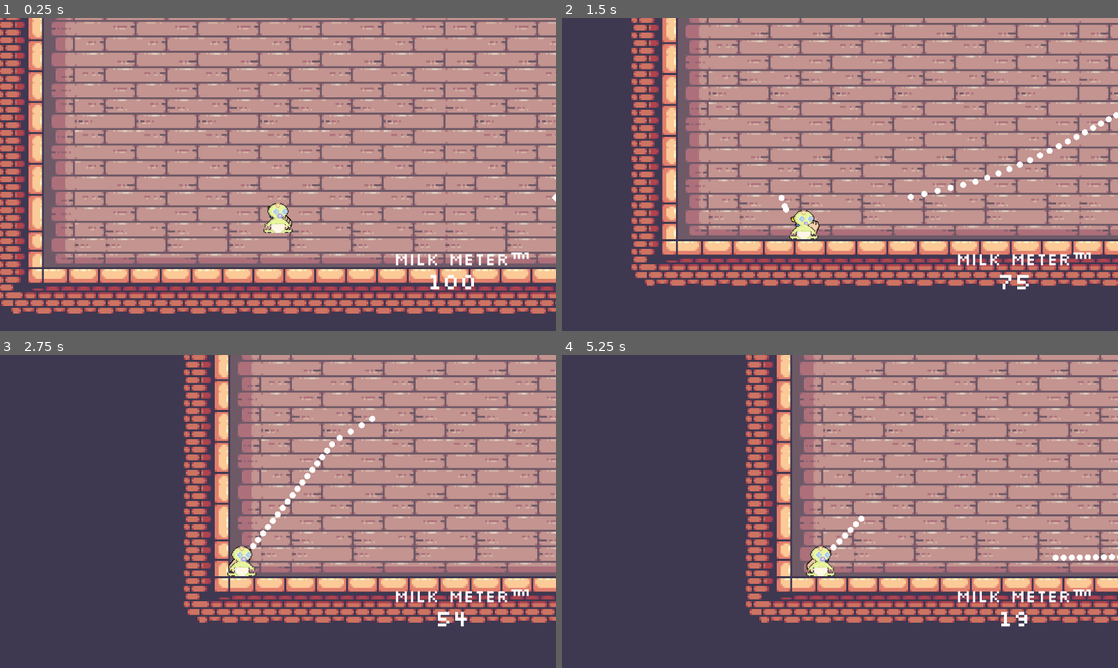
Above: before the commit, frames 1-4 (two rows, left to right).
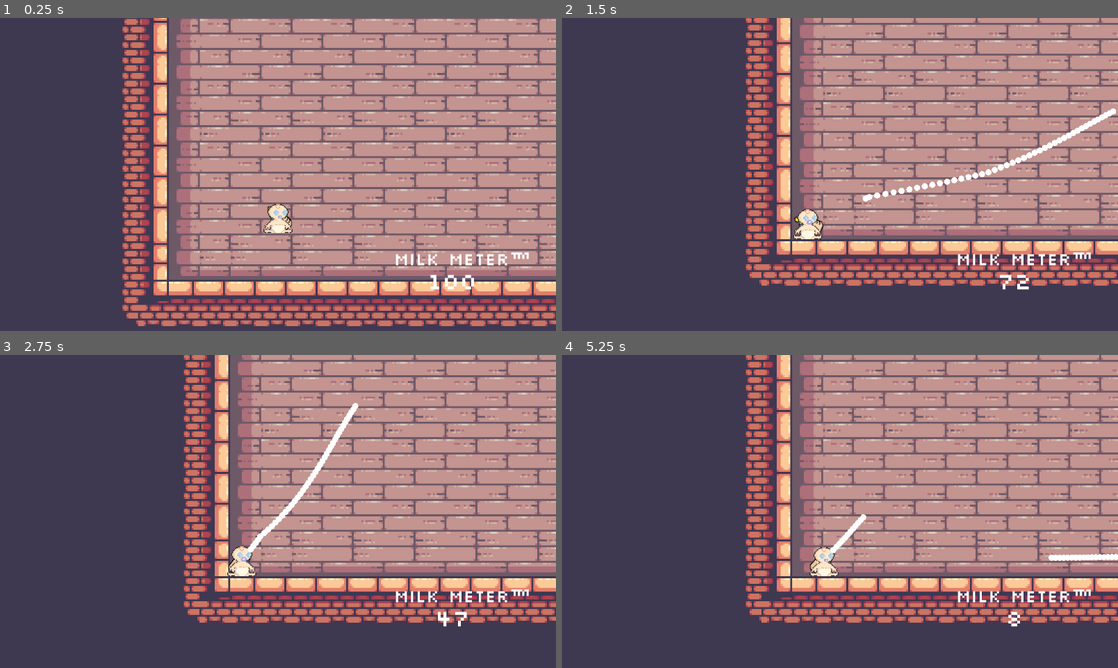
Above: after the commit, the same moments.

Repository: duncwilliams/trust-fund-baby
Game: Godot game, scene res://scenes/main.tscn
The game is run twice, just before and just after one commit, with the same random seed, the same clock (stepped at 60 frames per second) and the same inputs.
Inputs (mouse positions are in pixels of both pictures, inside the frame that each line leads up to):
- Up to frame 1 (0.25 s): no input
- Up to frame 2 (1.5 s): move the mouse to (962, 158) at 0.52 s; press the mouse at (962, 158) at 0.53 s; move the mouse to (728, 190) at 1.27 s; release the mouse at (728, 190) at 1.28 s; click (728, 190) at 1.35 s
- Up to frame 3 (2.75 s): move the mouse to (333, 442) at 2.02 s; press the mouse at (333, 442) at 2.03 s
- Up to frame 4 (5.25 s): move the mouse to (812, 574) at 2.77 s; release the mouse at (812, 574) at 2.78 s; click (812, 574) at 2.85 s; move the mouse to (1006, 558) at 3.52 s; press the mouse at (1006, 558) at 3.53 s; move the mouse to (673, 464) at 4.27 s; release the mouse at (673, 464) at 4.28 s; click (673, 464) at 4.35 s; move the mouse to (867, 511) at 5.02 s; press the mouse at (867, 511) at 5.03 s

The runs differ from the first frame. In frame 1, 63% of the frame differs, in the area x 0-100%, y 0-99%; in frame 2, 35%; in frame 3, 1.0%; in frame 4, 0.7%.

Commit message:
fire rate and drain rate rework and balancing

Diff:
--- a/scenes/baby.tscn
+++ b/scenes/baby.tscn
@@ -1,63 +1,49 @@
 [gd_scene format=3 uid="uid://cvow3q04r05rf"]
 
 [ext_resource type="Script" uid="uid://bfwi4h7pwsp8s" path="res://scripts/baby.gd" id="1_wpfv3"]
-[ext_resource type="Texture2D" uid="uid://cl67245y3aw5r" path="res://art/custom/big_baby.png" id="3_3hpsf"]
+[ext_resource type="Texture2D" uid="uid://sb6eu3aujbox" path="res://art/custom/Big_Baby_RECOLOR.png" id="3_3hpsf"]
 [ext_resource type="PackedScene" uid="uid://0aibwiyik5ip" path="res://scenes/bottle.tscn" id="3_ruhsn"]
-[ext_resource type="Texture2D" uid="uid://8kd3trjbjase" path="res://art/custom/big_baby_v2.png" id="4_3hpsf"]
+[ext_resource type="Texture2D" uid="uid://c1vdirs7533ed" path="res://art/custom/Big_Baby_Landing_RECOLOR.png" id="4_40ld7"]
 
-[sub_resource type="AtlasTexture" id="AtlasTexture_40ld7"]
+[sub_resource type="AtlasTexture" id="AtlasTexture_jhev3"]
 atlas = ExtResource("3_3hpsf")
 region = Rect2(0, 0, 32, 32)
 
-[sub_resource type="AtlasTexture" id="AtlasTexture_jhev3"]
+[sub_resource type="AtlasTexture" id="AtlasTexture_snfag"]
 atlas = ExtResource("3_3hpsf")
 region = Rect2(32, 0, 32, 32)
 
-[sub_resource type="AtlasTexture" id="AtlasTexture_snfag"]
-atlas = ExtResource("3_3hpsf")
-region = Rect2(64, 0, 32, 32)
-
 [sub_resource type="AtlasTexture" id="AtlasTexture_cgpd6"]
-atlas = ExtResource("3_3hpsf")
-region = Rect2(96, 0, 32, 32)
+atlas = ExtResource("4_40ld7")
+region = Rect2(0, 0, 32, 32)
 
 [sub_resource type="AtlasTexture" id="AtlasTexture_7xqix"]
-atlas = ExtResource("4_3hpsf")
-region = Rect2(0, 0, 32, 32)
-
-[sub_resource type="AtlasTexture" id="AtlasTexture_dbq4s"]
-atlas = ExtResource("4_3hpsf")
+atlas = ExtResource("4_40ld7")
 region = Rect2(32, 0, 32, 32)
 
 [sub_resource type="SpriteFrames" id="SpriteFrames_c7awe"]
 animations = [{
 "frames": [{
 "duration": 1.0,
-"texture": SubResource("AtlasTexture_40ld7")
-}, {
-"duration": 1.0,
 "texture": SubResource("AtlasTexture_jhev3")
 }, {
 "duration": 1.0,
 "texture": SubResource("AtlasTexture_snfag")
-}, {
-"duration": 1.0,
-"texture": SubResource("AtlasTexture_cgpd6")
 }],
 "loop": true,
 "name": &"default",
-"speed": 4.0
+"speed": 2.0
 }, {
 "frames": [{
 "duration": 1.0,
-"texture": SubResource("AtlasTexture_7xqix")
+"texture": SubResource("AtlasTexture_cgpd6")
 }, {
 "duration": 1.0,
-"texture": SubResource("AtlasTexture_dbq4s")
+"texture": SubResource("AtlasTexture_7xqix")
 }],
-"loop": true,
-"name": &"default_v2",
-"speed": 4.0
+"loop": false,
+"name": &"landing",
+"speed": 2.0
 }]
 
 [sub_resource type="RectangleShape2D" id="RectangleShape2D_k8j53"]
@@ -74,13 +60,14 @@
 [node name="AnimatedSprite2D" type="AnimatedSprite2D" parent="." unique_id=2044264603]
 sprite_frames = SubResource("SpriteFrames_c7awe")
 autoplay = "default"
-frame_progress = 0.8211956
 
 [node name="CharacterBodyCollision" type="CollisionShape2D" parent="." unique_id=1883765674 groups=["baby"]]
+visible = false
 position = Vector2(0, 2)
 shape = SubResource("RectangleShape2D_k8j53")
 
 [node name="Area2D" type="Area2D" parent="." unique_id=1278378837 groups=["baby"]]
+visible = false
 
 [node name="AreaCollision" type="CollisionShape2D" parent="Area2D" unique_id=1391482106]
 position = Vector2(0, 2)
--- a/scenes/main.tscn
+++ b/scenes/main.tscn
@@ -32,7 +32,7 @@
 metadata/_edit_lock_ = true
 
 [node name="Baby" parent="." unique_id=1502936678 instance=ExtResource("1_o5qli")]
-position = Vector2(485, 380)
+position = Vector2(226, 354)
 
 [node name="Camera2D" type="Camera2D" parent="Baby" unique_id=1711883797]
 offset = Vector2(0, -60)
--- a/scripts/baby.gd
+++ b/scripts/baby.gd
@@ -3,7 +3,7 @@
 signal milk_amount_changed(new_milk_amount: int)
 
 @onready var bottle: Node2D = %Bottle
-var thrust_force: float = 20
+var thrust_force: float = 15
 var max_velocity: float = 600
 
 func _physics_process(delta: float) -> void:
--- a/scripts/bottle.gd
+++ b/scripts/bottle.gd
@@ -5,25 +5,33 @@
 
 var milk_scene: PackedScene = preload("res://scenes/milk.tscn")
 var milk_launch_speed: float = 500.0
-var fire_rate: float = 0.02
-var can_fire: bool = true
-var currently_firing = false
+var shots_per_second: float = 60.0
+var drain_per_second: float = 35.0
+var currently_firing: bool = false
 var milk_amount: int = 100
+var fire_accumulator: float = 0.0
+var drain_accumulator: float = 0.0
 
 func _process(delta: float) -> void:
 	look_at(get_global_mouse_position())
 
 
 func _physics_process(delta: float) -> void:
-	if (Input.is_action_pressed("shoot_milk") and milk_amount > 0):
-		# set currently_firing to true to temporarily disable gravity while BLASTING off
+	if Input.is_action_pressed("shoot_milk") and milk_amount > 0:
 		currently_firing = true
-		if can_fire:
-			# set can_fire to false so that it can't fire again until fire rate cooldown at end of shoot_milk()
-			can_fire = false
+
+		fire_accumulator += shots_per_second * delta
+		while fire_accumulator >= 1.0:
+			fire_accumulator -= 1.0
 			shoot_milk()
+
+		drain_accumulator += drain_per_second * delta
+		while drain_accumulator >= 1.0 and milk_amount > 0:
+			drain_accumulator -= 1.0
+			drain_milk()
 	else:
 		currently_firing = false
+		fire_accumulator = 0.0
 
 
 func refill() -> void:
@@ -37,7 +45,9 @@
 	milk.global_position = %MuzzlePoint.global_position
 	var milk_launch_angle = Vector2.RIGHT.rotated(rotation)
 	milk.launch(milk_launch_angle, milk_launch_speed)
+	shot_milk.emit(milk_launch_angle)
+
+
+func drain_milk() -> void:
 	milk_amount -= 1
-	shot_milk.emit(milk_launch_angle)
 	milk_amount_changed.emit(milk_amount)
-	get_tree().create_timer(fire_rate).timeout.connect(func(): can_fire = true)
Binary file added: art/custom/Big_Baby_Landing_RECOLOR.png
Not shown, changed: art/custom/Big_Baby_Landing_RECOLOR.png.import
Binary file added: art/custom/Big_Baby_RECOLOR.png
Not shown, changed: art/custom/Big_Baby_RECOLOR.png.import
Binary file removed: art/custom/big_baby.png
Binary file removed: art/custom/big_baby_landing.png
Binary file removed: art/custom/big_baby_v2.png
Not shown, removed: art/custom/big_baby_v2.png.import
